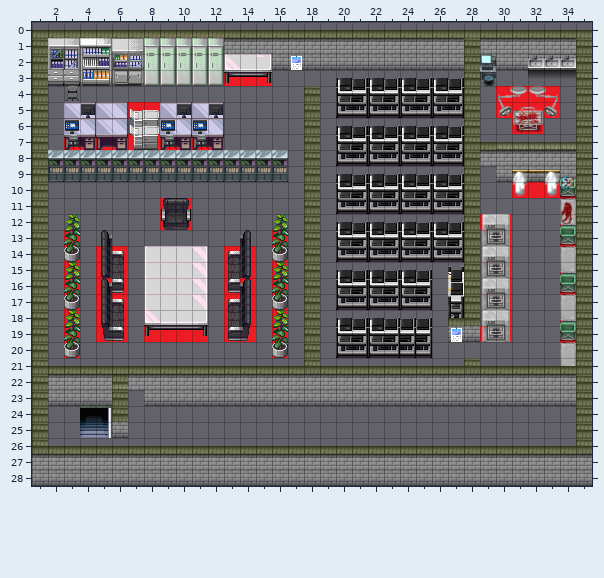
Tiled map -- rawTiledfiles/8FLR_1.0.tmx. Above is the file before it was changed.
Cells are 16x16 px. Shown: x 1..35, y 0..28.
Now the later version:
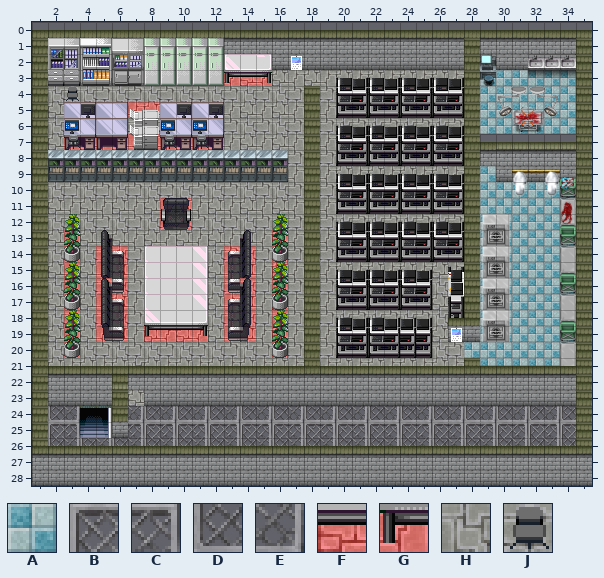
Key: from "resize_가구들3 p": A 134; from "trans_TileA5": B 14, C 15, D 30, E 31, F 64, G 65, H 80, J 81.
_ is an empty cell, . an unchanged one.
See-through tiles are keyed as they look on the map.
Changes in this commit:
--- layer "flr"
@@ x 2..34 @@
- 3 ..........._______________.______
- 4 ________________._.........______
- 5 _....__...._____._.........______
- 6 _....__...._____._________.______
- 7 ________________._...............
- 8 ..............._._...............
- 9 ..............._._________._.....
-10 ________________._.........______
-11 ________________._.........______
-12 ________________._________.______
-13 ________________._.........______
-14 ______....______._.........______
-15 ______....______._________.______
-16 ______....______._......_..______
-17 ______....______._......_..______
-18 ______....______.________..______
-19 ________________._......_..______
-20 ________________._......_________
-21 ________________._________._____.
+ 3 ...........GFGFGFGFGFGFGFG.AAAAAA
+ 4 HJHJHJHJHJHJHJHJ.J.........AAAAAA
+ 5 F....GF....GFGFG.G.........AAAAAA
+ 6 H....JH....JHJHJ.JHJHJHJHJ.AAAAAA
+ 7 FGFGFGFGFGFGFGFG.G...............
+ 8 ...............J.J...............
+ 9 ...............G.GFGFGFGFG.A.....
+10 HJHJHJHJHJHJHJHJ.J.........AAAAAA
+11 FGFGFGFGFGFGFGFG.G.........AAAAAA
+12 HJHJHJHJHJHJHJHJ.JHJHJHJHJ.AAAAAA
+13 FGFGFGFGFGFGFGFG.G.........AAAAAA
+14 HJHJHJ....HJHJHJ.J.........AAAAAA
+15 FGFGFG....FGFGFG.GFGFGFGFG.AAAAAA
+16 HJHJHJ....HJHJHJ.J......H..AAAAAA
+17 FGFGFG....FGFGFG.G......F..AAAAAA
+18 HJHJHJ....HJHJHJ.JHJHJHJH..AAAAAA
+19 FGFGFGFGFGFGFGFG.G......F..AAAAAA
+20 HJHJHJHJHJHJHJHJ.J......HJAAAAAAA
+21 FGFGFHFGFGFGFGFG.GFGFGFGFG.AAAAA.
@@ x 2..34 @@
-23 ....._...........................
-24 __...____________________________
-25 __...____________________________
-26 _________________________________
+23 .....F...........................
+24 DE...EDEDEDEDEDEDEDEDEDEDEDEDEDED
+25 BC...CBCBCBCBCBCBCBCBCBCBCBCBCBCB
+26 DEDEDEDEDEDEDEDEDEDEDEDEDEDEDEDED
Boxes around the changes in both pictures, in picture pixels (x1, y1, x2, y2):
added: (48, 70, 576, 366)
added: (48, 390, 576, 446)
